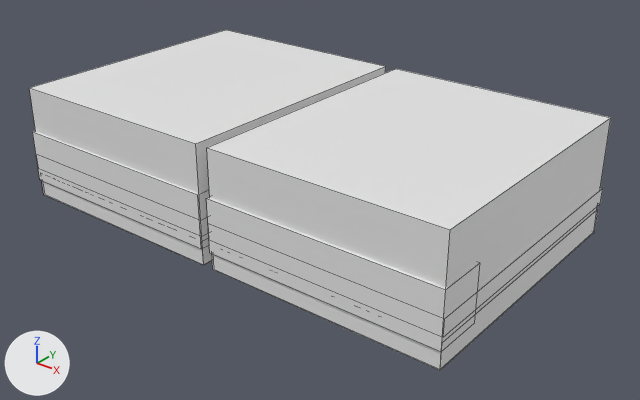
What one commit did to the FBX model linajes/arte/exports/cuerpo-comic/Zapatillas.fbx.
Both versions are drawn from a 50 mm lens placed at (2.05, -2.57, 1.61), pointed at (0.1, -0.13, 0.1). Lighting does not change. The marker at lower left points along +X, +Y and +Z. The older version comes first. Mesh edges are drawn as thin lines. Materials are left out; every surface is plain grey. Where no turn or scale is listed for an object, it has been applied to the vertices.

The first picture shows 'Cuerpo_LeftFoot', 'Cuerpo_RightFoot'.
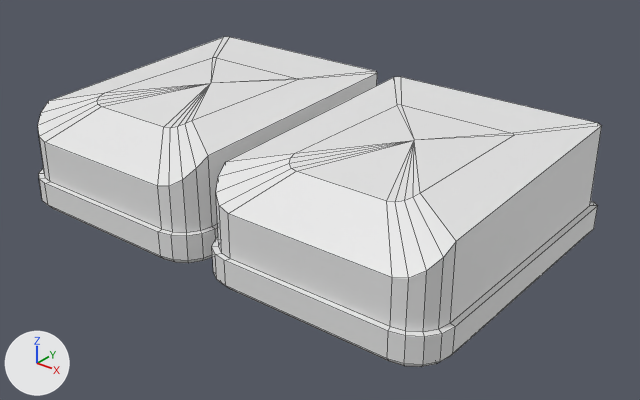
The change in detail:
me_cube_017 is used by ob_cuerpo_rightfoot; location (-0.5, -0.089, 0.236).
me_cube_017 had 64 vertices, 48 faces and spanned x -0.48..0.48, y -0.573..0.57, z -0.236..0.236.
me_cube_017 now has 86 vertices, 98 faces and spans x -0.979..-0.021, y -0.732..0.479, z 0.0..0.446.
me_cube_017 part 1: 6 loose pieces with 48 vertices, spanning x -0.479..0.479, y -0.573..0.566, z -0.236..0.121, are deleted.
Part 2, on me_cube_017:
16 vertices are removed from x -0.48..0.48, y -0.57..0.57, z -0.236..0.236.
12 faces are deleted.
72 vertices are added at x -0.979..-0.021, y -0.732..0.479, z 0.0..0.446.
14 new vertices lie (0.0, 0.0, 0.1) away from vertices in x -0.979..-0.021, y -0.732..0.479, z 0.021.
98 new faces join them.
me_cube_007 is used by ob_cuerpo_leftfoot; location (0.5, -0.089, 0.236).
me_cube_007 had 64 vertices, 48 faces and spanned x -0.48..0.48, y -0.573..0.57, z -0.236..0.236.
me_cube_007 now has 86 vertices, 98 faces and spans x 0.021..0.979, y -0.732..0.479, z 0.0..0.446.
me_cube_007 part 3: 6 loose pieces with 48 vertices, spanning x -0.479..0.479, y -0.573..0.566, z -0.236..0.121, are deleted.
Part 4, on me_cube_007:
16 vertices are removed from x -0.48..0.48, y -0.57..0.57, z -0.236..0.236.
12 faces are deleted.
72 vertices are added at x 0.021..0.979, y -0.732..0.479, z 0.0..0.446.
14 new vertices lie (0.0, 0.0, 0.1) away from vertices in x 0.021..0.979, y -0.732..0.479, z 0.021.
98 new faces join them.
Object 'Cuerpo_RightFoot' (ob_cuerpo_rightfoot) moves from (-0.5, -0.089, 0.236) to (0.0, 0.0, 0.0).
Object 'Cuerpo_LeftFoot' (ob_cuerpo_leftfoot) moves from (0.5, -0.089, 0.236) to (0.0, 0.0, 0.0).

Location of each change, [x1, y1, x2, y2] in pixels of the pictures (640 x 400 px):
'Cuerpo_LeftFoot', reshaped, moved: before [206, 69, 611, 370]; after [212, 77, 602, 367]
'Cuerpo_RightFoot', reshaped, moved: before [29, 30, 386, 265]; after [38, 37, 377, 263]
part 1 of me_cube_017, deleted: before [33, 131, 212, 265]
part 2 of me_cube_017, cut back: before [29, 30, 386, 236]; after [38, 37, 377, 263]
part 3 of me_cube_007, deleted: before [206, 197, 598, 370]
part 4 of me_cube_007, cut back: before [207, 69, 611, 337]; after [212, 77, 602, 367]
